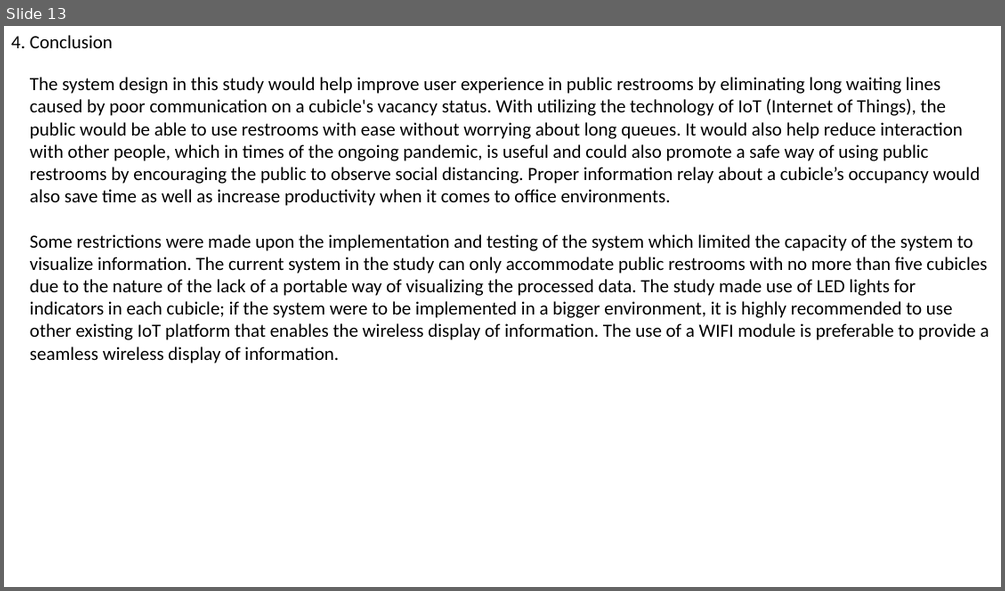
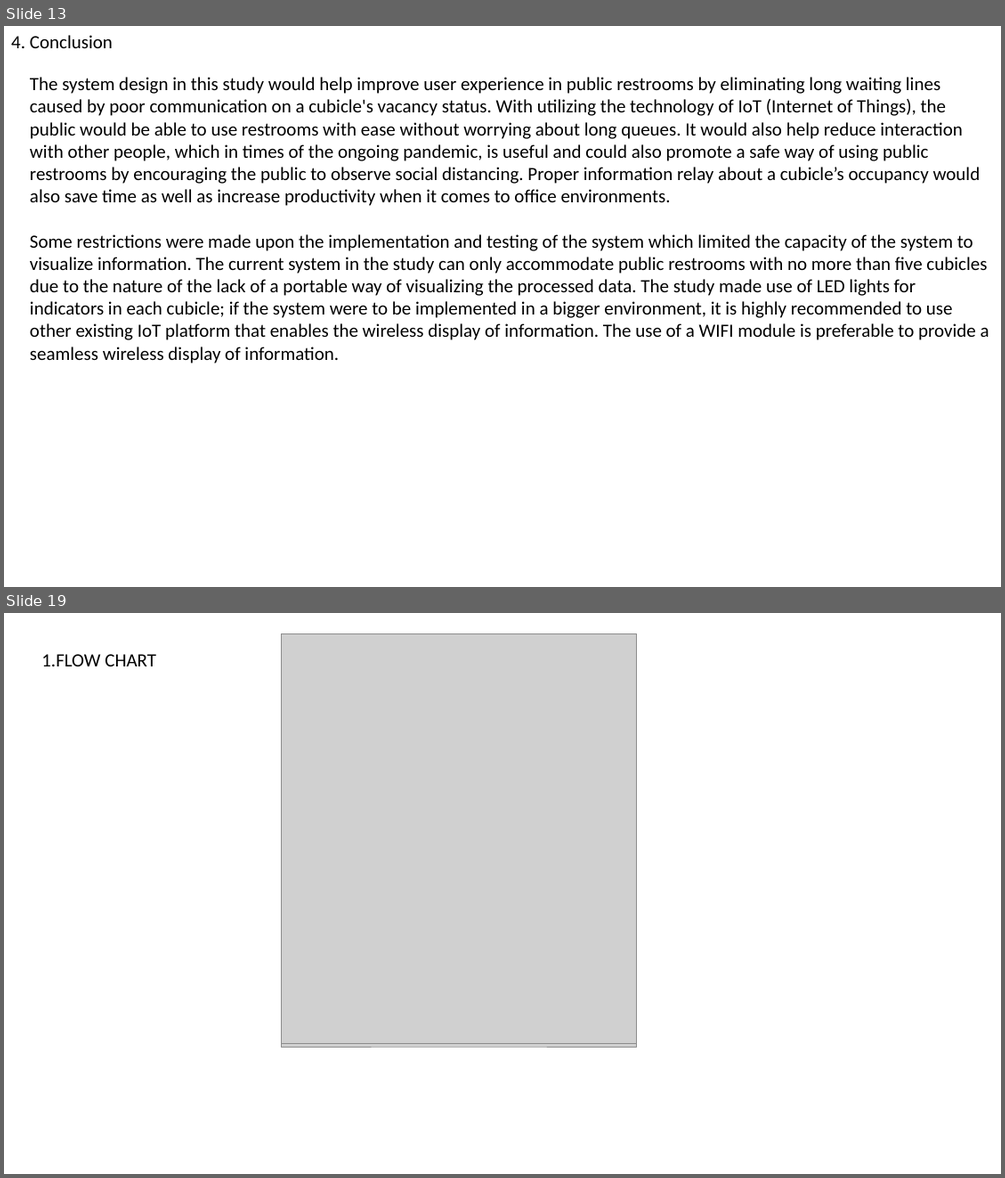
Before and after one commit to Mj454545/Mohanraj_NMIDau112421106022, a slide deck: Smart restroom.pptx. Shown one above the other, each under a label of ours: slide 13 before the commit, slides 13 and 19 after it; the slides between them are not shown. The pictures are 1005x591 and 1005x1178 pixels, drawn with LibreOffice and Linux fonts; fonts in the diff are those of the drawing; grey boxes stand for pictures. Boxes give left, top, right and bottom in pixels: in the first picture for what was removed or moved away, otherwise in the second. Text is boxed around its words. In the diff, an @@ line names an element or a change of style, - is before the commit and + after.

```diff
--- a/Smart restroom.pptx
+++ b/Smart restroom.pptx
@@ slide 19 added at box(4, 613, 1001, 1174), background #FFFFFF @@
@@ picture added at box(282, 637, 637, 1046) @@
@@ picture added at box(282, 634, 637, 1044) @@
@@ text added at box(41, 654, 156, 666), 18 pt, text #000000 @@
+1.FLOW CHART
```
Also in this commit, not shown: 10 other slides added.
